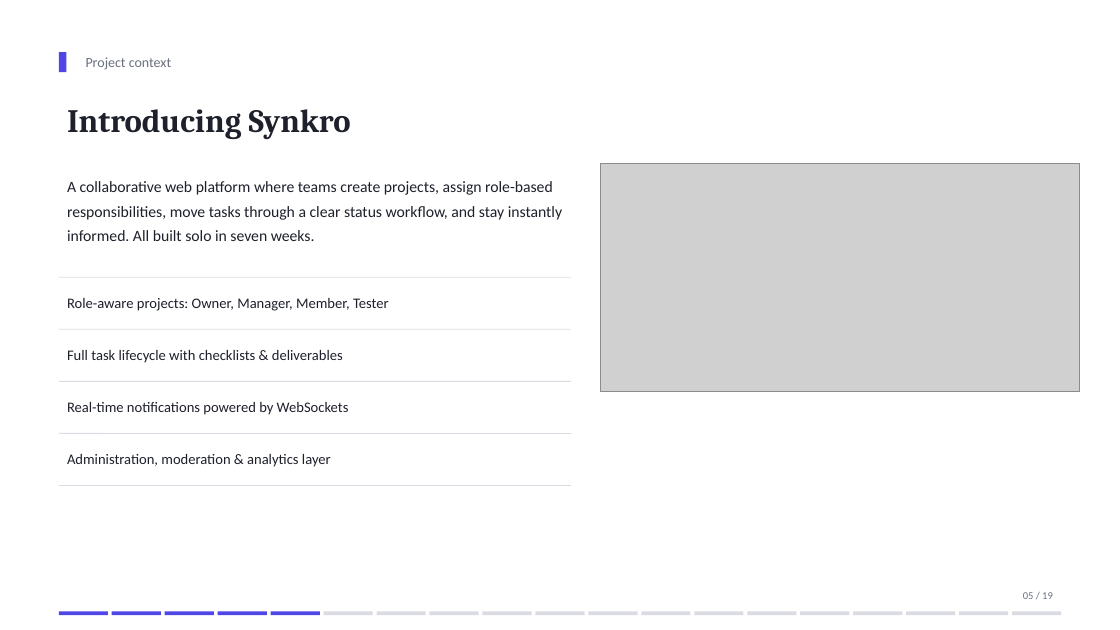
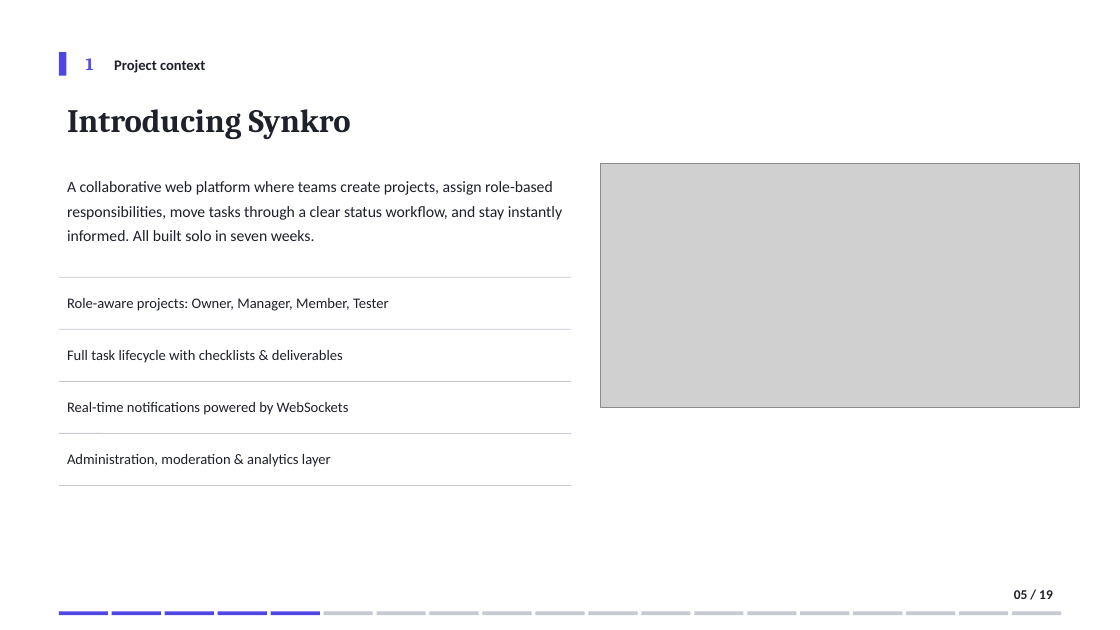
Before and after one commit to domdomxy/synkro, a slide deck: slide 5 of Synkro_PFA_Defense.pptx. Drawn at 1120x630 pixels with LibreOffice and Linux fonts; fonts in the diff are those of the drawing; grey boxes stand for pictures. Boxes give left, top, right and bottom in pixels: in the first picture for what was removed or moved away, otherwise in the second. Text is boxed around its words. In the diff, an @@ line names an element or a change of style, - is before the commit and + after.

```diff
--- a/Synkro_PFA_Defense.pptx
+++ b/Synkro_PFA_Defense.pptx
@@ rectangle: place and size @@
-rectangle at [59, 52, 66, 72]
+rectangle at [59, 52, 66, 76]
@@ text added at [86, 58, 94, 70], 15 pt, text #4F46E5, bold @@
+1
@@ text "Project context": place and size @@
-text "Project context" at [86, 57, 171, 70]
+text "Project context" at [114, 60, 205, 73]
@@ text "Project context" at [114, 60, 205, 73]: size 12 to 12.5 pt, text colour #6B7080 to #1E202B, bold on @@
@@ picture: place and size @@
-picture at [601, 164, 1080, 392]
+picture at [601, 164, 1080, 408]
@@ rectangle: place and size @@
-rectangle at [601, 164, 1080, 392]
+rectangle at [601, 164, 1080, 408]
@@ rectangle at [601, 164, 1080, 408]: outline #DBDCE3 1 pt to #C7C9D3 1 pt @@
@@ line (59, 381) - (571, 381): stroke #DBDCE3 0.75 pt to #C7C9D3 0.75 pt @@
@@ line (59, 434) - (571, 434): stroke #DBDCE3 0.75 pt to #C7C9D3 0.75 pt @@
@@ line (59, 486) - (571, 486): stroke #DBDCE3 0.75 pt to #C7C9D3 0.75 pt @@
@@ text "05 / 19": place and size @@
-text "05 / 19" at [1023, 592, 1053, 599]
+text "05 / 19" at [1014, 590, 1053, 599]
@@ text "05 / 19" at [1014, 590, 1053, 599]: size 9 to 11.5 pt, text colour #6B7080 to #1E202B, bold on @@
@@ fill #DBDCE3 to #C7C9D3 in 14 elements at [323, 612, 373, 615], [376, 612, 426, 615], [429, 612, 479, 615], [482, 612, 532, 615], [535, 612, 585, 615], [588, 612, 638, 615], [641, 612, 691, 615], [695, 612, 744, 615], [748, 612, 797, 615], [801, 612, 850, 615], [854, 612, 903, 615], [907, 612, 956, 615], [960, 612, 1009, 615], [1012, 612, 1062, 615] @@
```
Also in this commit, not shown: 18 other slides changed, 2 other files.
